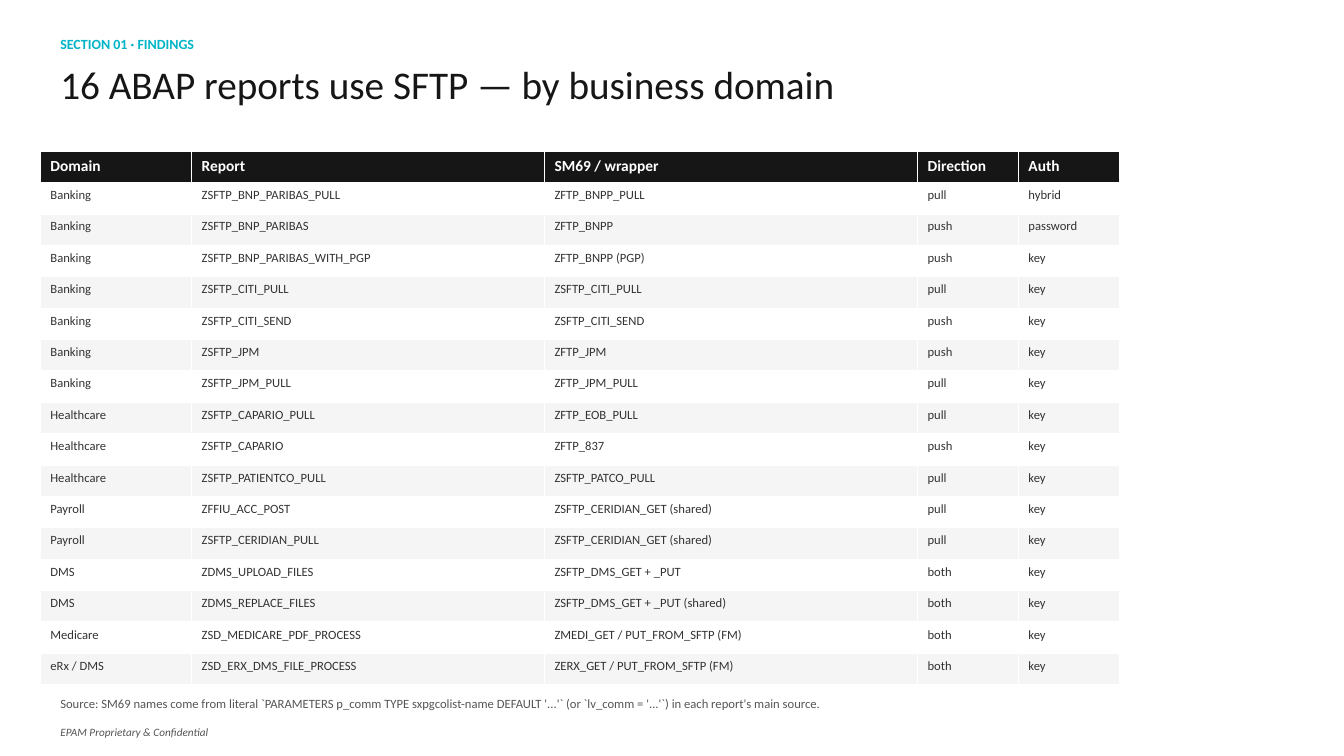
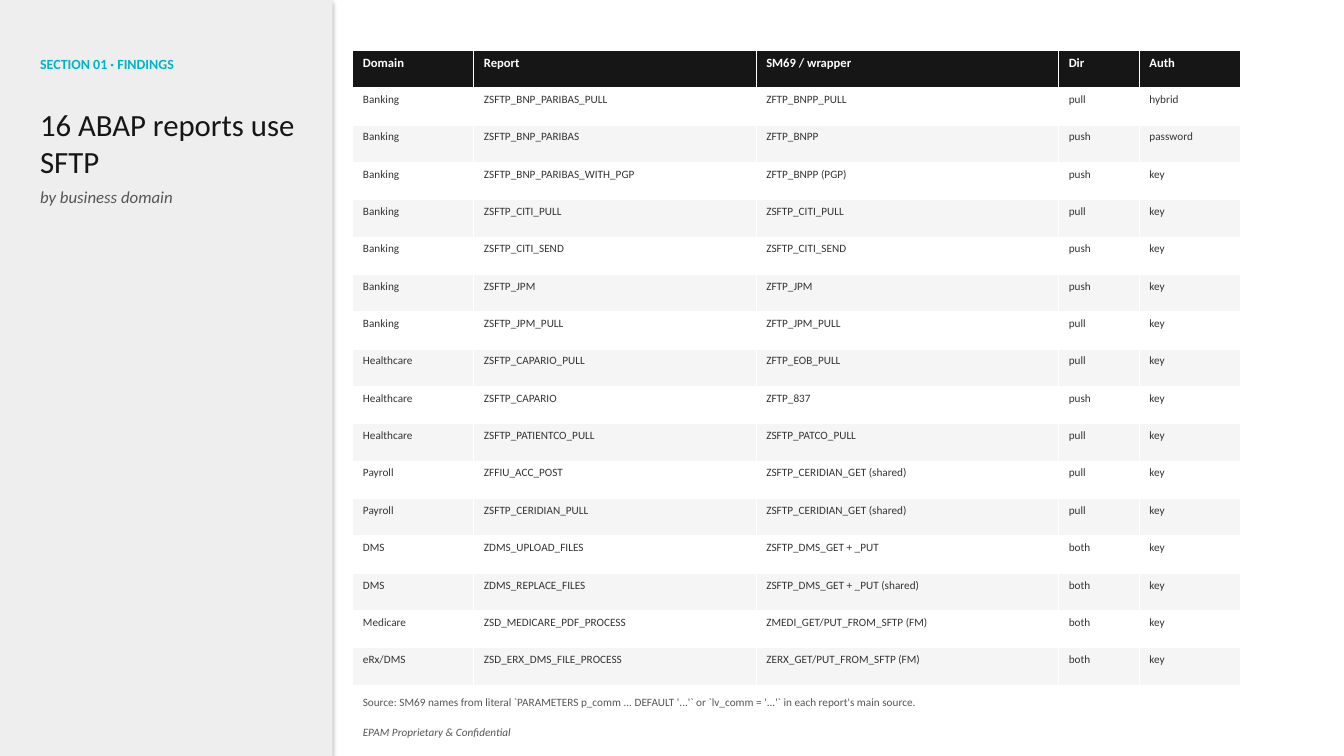
Before and after one commit to fr0ster/cloud-llm-hub, a slide deck: slide 3 of docs/tutorials/codebase-analysis/examples/report.pptx. Drawn at 1344x756 pixels with LibreOffice and Linux fonts; fonts in the diff are those of the drawing. Boxes give left, top, right and bottom in pixels: in the first picture for what was removed or moved away, otherwise in the second. Text is boxed around its words. In the diff, an @@ line names an element or a change of style, - is before the commit and + after.

```diff
--- a/docs/tutorials/codebase-analysis/examples/report.pptx
+++ b/docs/tutorials/codebase-analysis/examples/report.pptx
@@ rectangle added at box(0, 0, 333, 756), fill #EEEEEE @@
@@ text "SECTION 01 · FINDINGS": place and size @@
-text "SECTION 01 · FINDINGS" at box(60, 39, 195, 49)
+text "SECTION 01 · FINDINGS" at box(40, 60, 174, 69)
@@ table at box(353, 50, 1240, 686) @@
-row 1, column 4: Direction
+row 1, column 4: Dir
-row 16, column 3: ZMEDI_GET / PUT_FROM_SFTP (FM)
+row 16, column 3: ZMEDI_GET/PUT_FROM_SFTP (FM)
-row 17, column 1: eRx / DMS
+row 17, column 1: eRx/DMS
-row 17, column 3: ZERX_GET / PUT_FROM_SFTP (FM)
+row 17, column 3: ZERX_GET/PUT_FROM_SFTP (FM)
@@ size 11 to 9 pt in "Domain", "Report", "SM69 / wrapper", "Auth" @@
@@ size 9 to 8 pt in "Banking", "ZSFTP_BNP_PARIBAS_PULL", "ZFTP_BNPP_PULL", "pull" and 73 more places @@
@@ table: place and size @@
-table at box(40, 151, 1119, 686)
+table at box(353, 50, 1240, 686)
@@ text at box(40, 115, 294, 206): text changed; size 28 to 22 pt @@
-16 ABAP reports use SFTP — by business domain
+16 ABAP reports use SFTP
+by business domain
@@ text at box(363, 698, 915, 708): text changed; size 9 to 8 pt @@
-Source: SM69 names come from literal `PARAMETERS p_comm TYPE sxpgcolist-name DEFAULT '...'` (or `lv_comm = '...'`) in each report's main source.
+Source: SM69 names from literal `PARAMETERS p_comm ... DEFAULT '...'` or `lv_comm = '...'` in each report's main source.
@@ text "EPAM Proprietary & Confidential": place and size @@
-text "EPAM Proprietary & Confidential" at box(60, 728, 208, 738)
+text "EPAM Proprietary & Confidential" at box(363, 728, 511, 738)
```
Also in this commit, not shown: 10 other slides changed, 21 other files.
